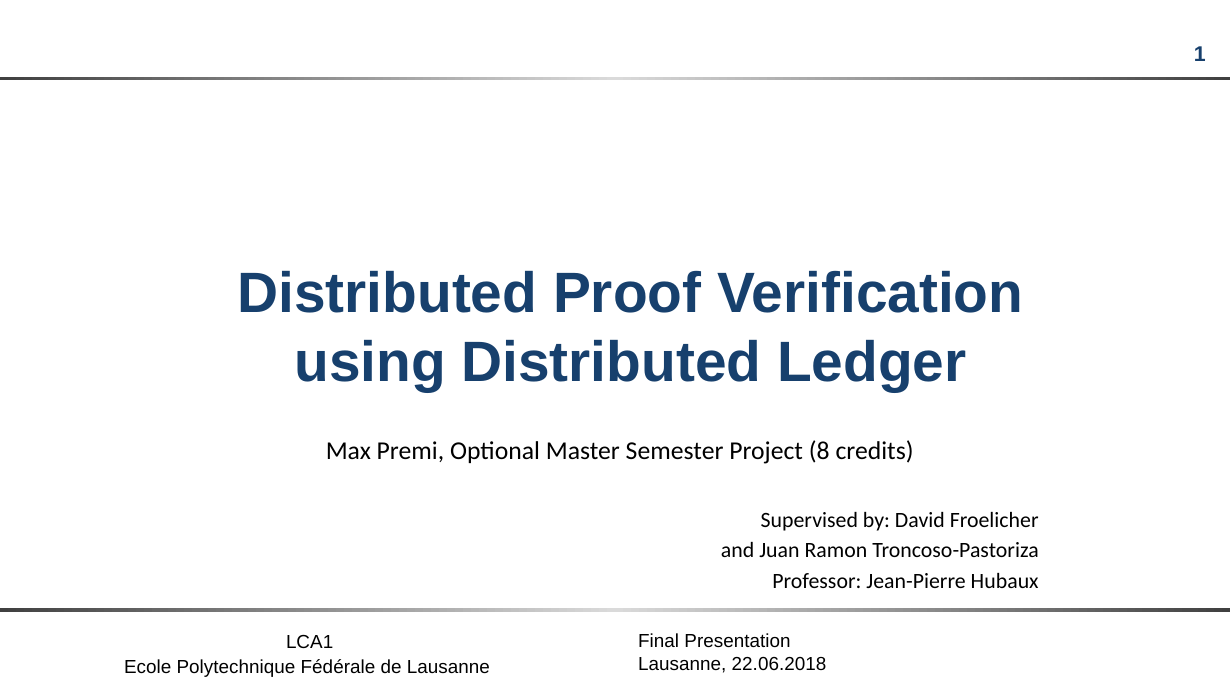
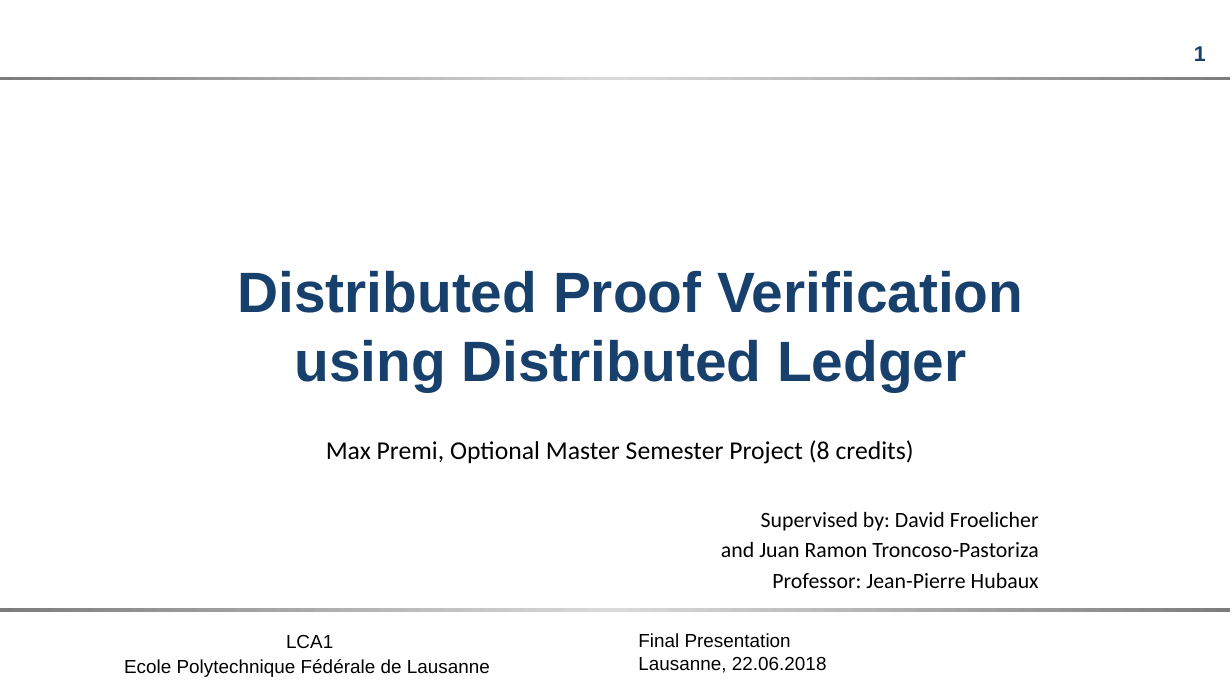
Before and after one commit to maxpr/MasterProjectDocuments, a slide deck: slide 1 of OPT/doc/FinalPresentation.pptx. Drawn at 1232x693 pixels with LibreOffice and Linux fonts; fonts in the diff are those of the drawing; background and template pictures are left out. Boxes give left, top, right and bottom in pixels: in the first picture for what was removed or moved away, otherwise in the second. Text is boxed around its words. In the diff, an @@ line names an element or a change of style, - is before the commit and + after.

```diff
--- a/OPT/doc/FinalPresentation.pptx
+++ b/OPT/doc/FinalPresentation.pptx
@@ rectangle at (0, 77, 1231, 80): fill gradient #818181 to #DADADA to gradient #7D7D7D to #DADADA @@
@@ rectangle at (0, 608, 1231, 612): fill gradient #818181 to #DADADA to gradient #7D7D7D to #DADADA @@
```
Also in this commit, not shown: 5 other slides changed, 30 slides added, 6 slides removed, 8 other files.
